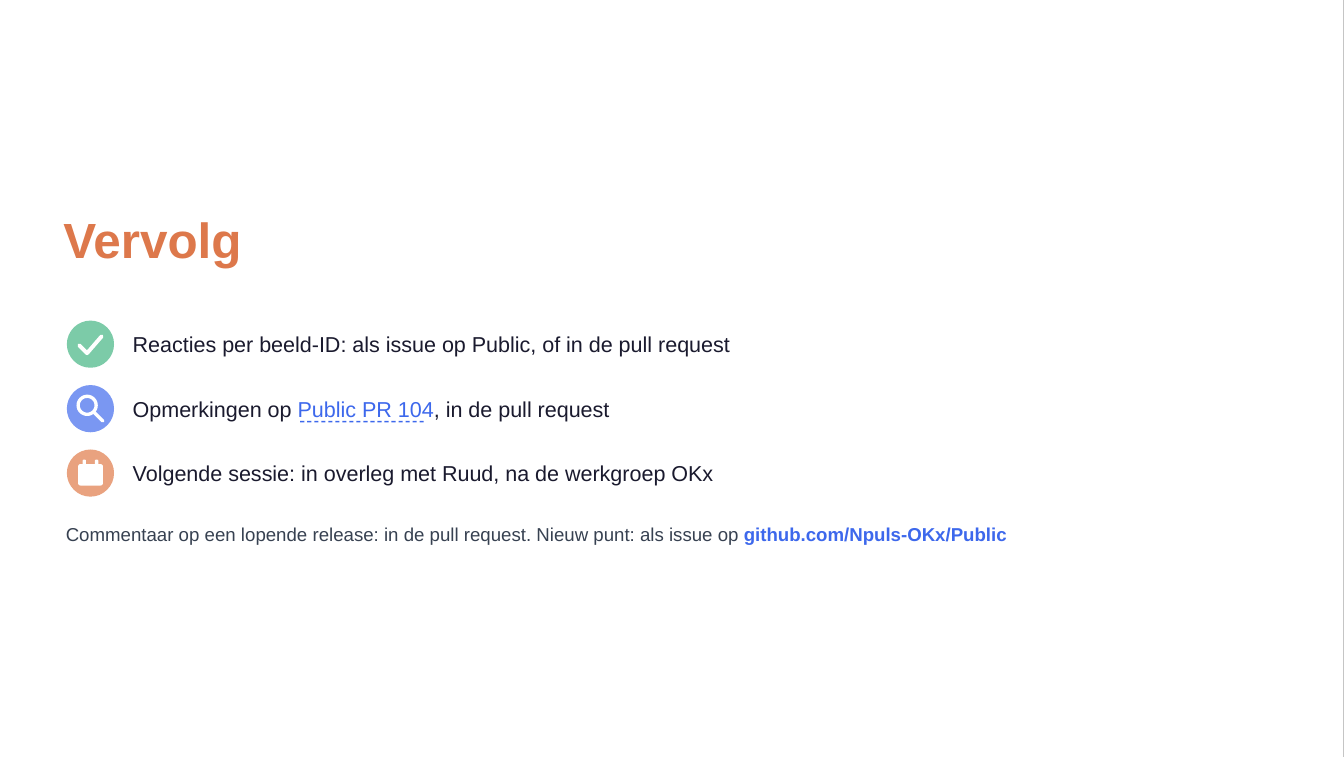
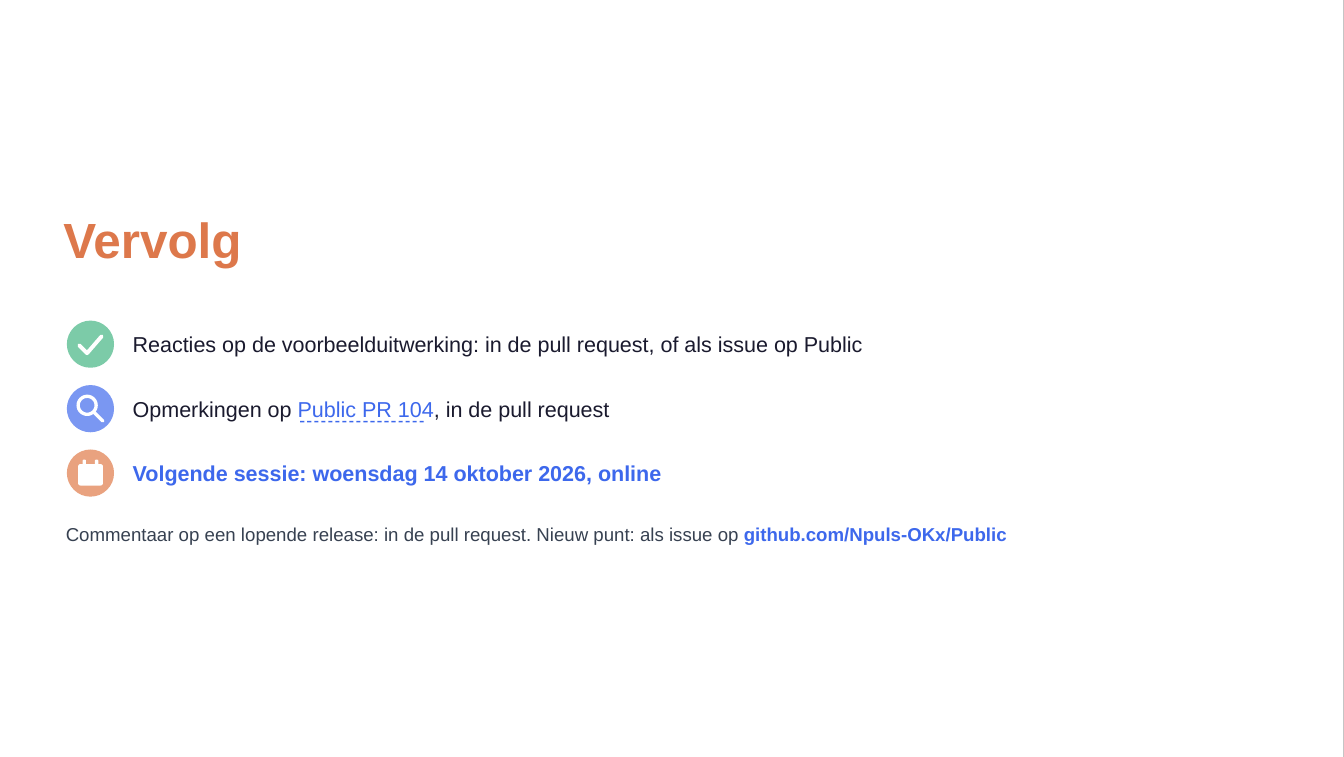
Before and after one commit to Npuls-OKx/meta, a slide deck: slide 48 of presentaties/export/260930_kerngroep_techniek/260930_kerngroep_techniek.pptx (slide 47 before the commit). Drawn at 1344x757 pixels with LibreOffice and Linux fonts; fonts in the diff are those of the drawing; background and template pictures are left out. Boxes give left, top, right and bottom in pixels: in the first picture for what was removed or moved away, otherwise in the second. Text is boxed around its words. In the diff, an @@ line names an element or a change of style, - is before the commit and + after.

```diff
--- a/presentaties/export/260930_kerngroep_techniek/260930_kerngroep_techniek.pptx
+++ b/presentaties/export/260930_kerngroep_techniek/260930_kerngroep_techniek.pptx
@@ text at <box>133,336,863,357</box>: text changed @@
-Reacties per beeld-ID: als issue op Public, of in de pull request
+Reacties op de voorbeelduitwerking: in de pull request, of als issue op Public
@@ text at <box>133,465,661,486</box>: text changed; text colour #1A1A2E to #3D68EC; bold on @@
-Volgende sessie: in overleg met Ruud, na de werkgroep OKx
+Volgende sessie: woensdag 14 oktober 2026, online
```
Also in this commit, not shown: 19 other slides changed, 1 slide added, 3 other files.
